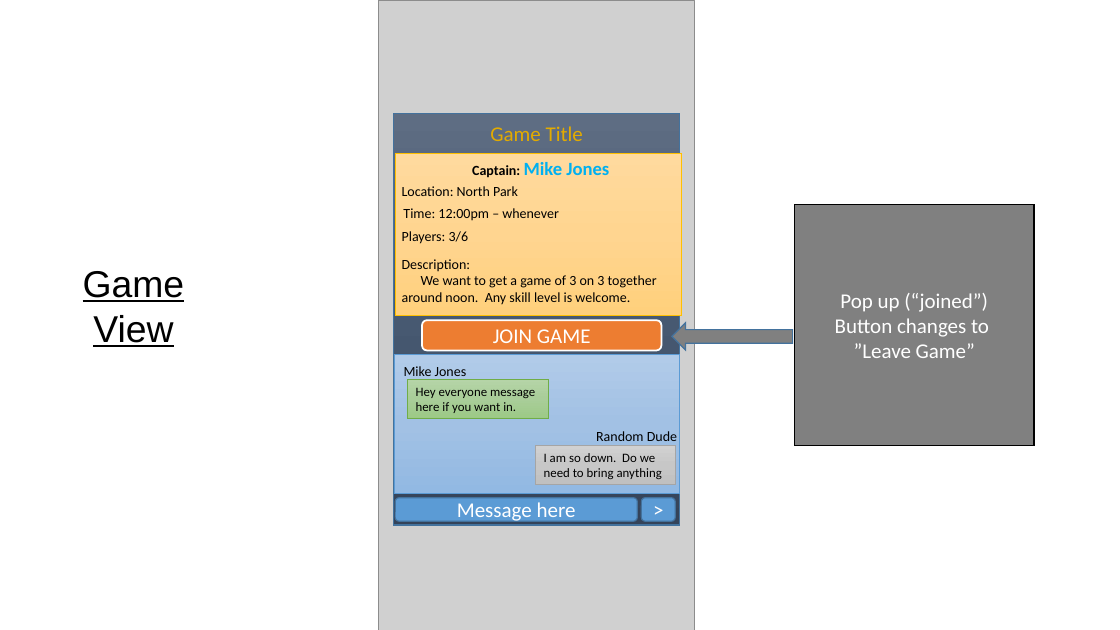
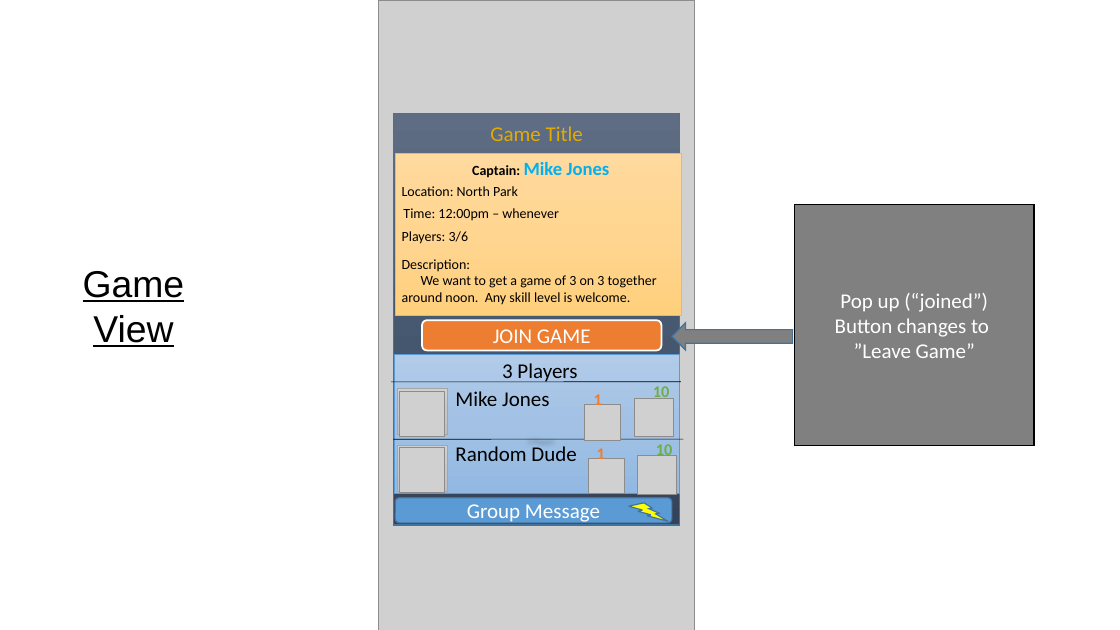
Before and after one commit to gfoudree/whosplayin, a slide deck: slide 10 of Storyboard Design.pptx (slide 9 before the commit). Drawn at 1120x630 pixels with LibreOffice and Linux fonts; fonts in the diff are those of the drawing; grey boxes stand for pictures. Boxes give left, top, right and bottom in pixels: in the first picture for what was removed or moved away, otherwise in the second. Text is boxed around its words. In the diff, an @@ line names an element or a change of style, - is before the commit and + after.

Commit message:
Storyboard
Added message view, and edited the game view

```diff
--- a/Storyboard Design.pptx
+++ b/Storyboard Design.pptx
@@ line added from (391, 382) to (681, 381), #000000 0.5 pt @@
@@ rectangle added at (397, 388, 447, 434), fill gradient #D2D2D2 to #C8C8C8 to #C0C0C0, outline #A5A5A5 0.5 pt @@
@@ rectangle removed at (408, 379, 549, 418) @@
-Hey everyone message
-here if you want in.
@@ text "Mike Jones": place and size @@
-text "Mike Jones" at (404, 366, 467, 380)
+text "Mike Jones" at (455, 391, 549, 406)
@@ text "Mike Jones" at (455, 391, 549, 406): size 12 to 18 pt @@
@@ text added at (502, 363, 577, 382), 18 pt, text #000000 @@
+3 Players
@@ text added at (653, 386, 670, 399), 14 pt, text #70AD47, bold @@
+10
@@ picture added at (399, 391, 444, 436) @@
@@ picture added at (585, 405, 621, 441) @@
@@ text added at (594, 394, 602, 405), 14 pt, text #ED7D31, bold @@
+1
@@ picture added at (635, 398, 674, 437) @@
@@ line added from (393, 439) to (684, 439), #000000 0.5 pt @@
@@ rectangle added at (397, 445, 447, 492), fill gradient #D2D2D2 to #C8C8C8 to #C0C0C0, outline #A5A5A5 0.5 pt @@
@@ picture added at (399, 448, 444, 493) @@
@@ text "Random Dude" at (455, 446, 576, 461): size 12 to 18 pt @@
@@ text "Random Dude": place and size @@
-text "Random Dude" at (596, 431, 677, 446)
+text "Random Dude" at (455, 446, 576, 461)
@@ rectangle removed at (535, 445, 676, 485) @@
-I am so down. Do we need to bring anything
@@ text added at (597, 448, 605, 459), 14 pt, text #ED7D31, bold @@
+1
@@ text added at (656, 444, 673, 460), 14 pt, text #70AD47, bold @@
+10
@@ picture added at (589, 458, 625, 494) @@
@@ picture added at (638, 456, 676, 495) @@
@@ rounded rectangle "Group Message": place and size @@
-rounded rectangle "Group Message" at (395, 498, 637, 522)
+rounded rectangle "Group Message" at (395, 498, 671, 523)
@@ text in rounded rectangle at (467, 504, 600, 525): text changed @@
-Message here
+Group Message
@@ lightning bolt added at (628, 503, 668, 522), fill #FFFF00, outline #43739E 1 pt @@
@@ rounded rectangle removed at (642, 498, 676, 522) @@
->
```
Also in this commit, not shown: 1 other slide changed, 2 slides added, 1 slide removed, 1 other file.
